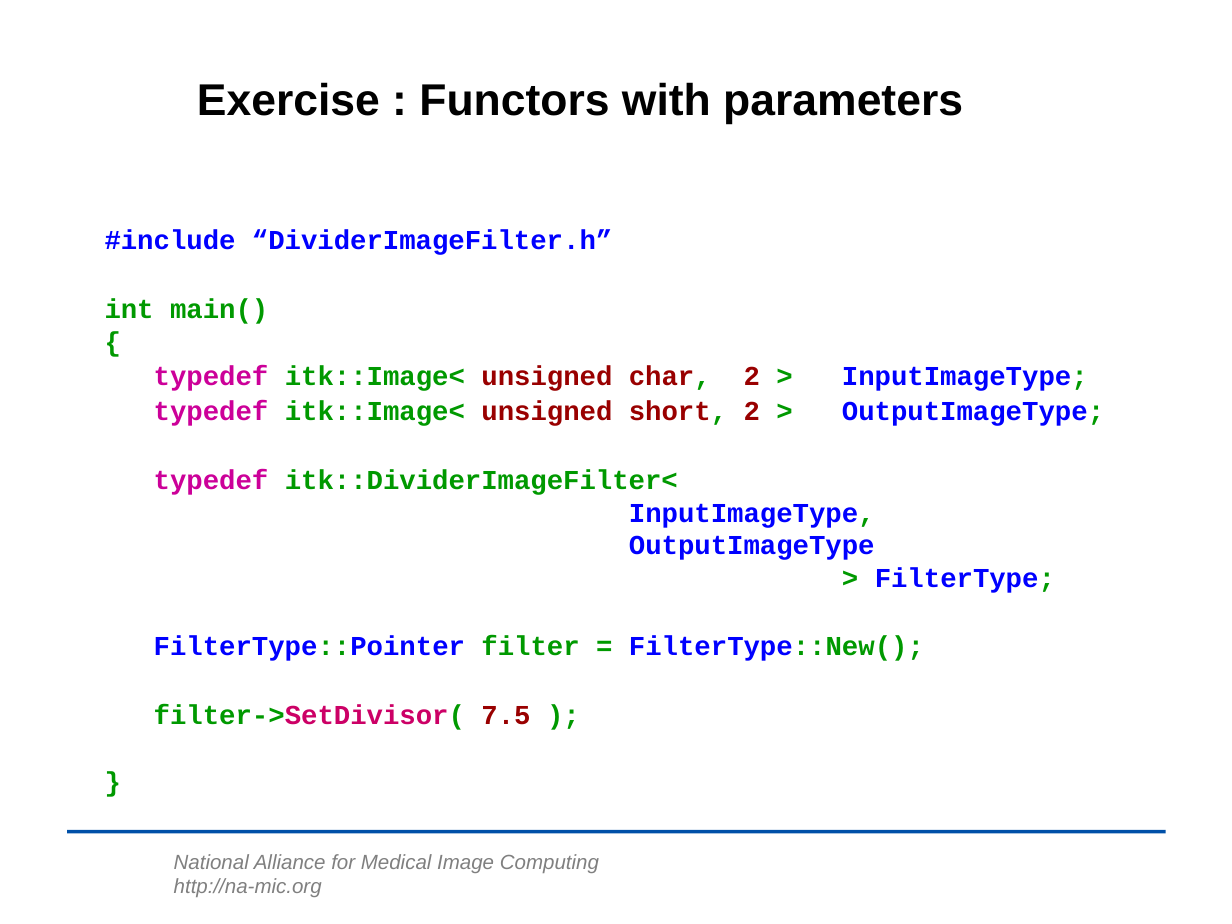
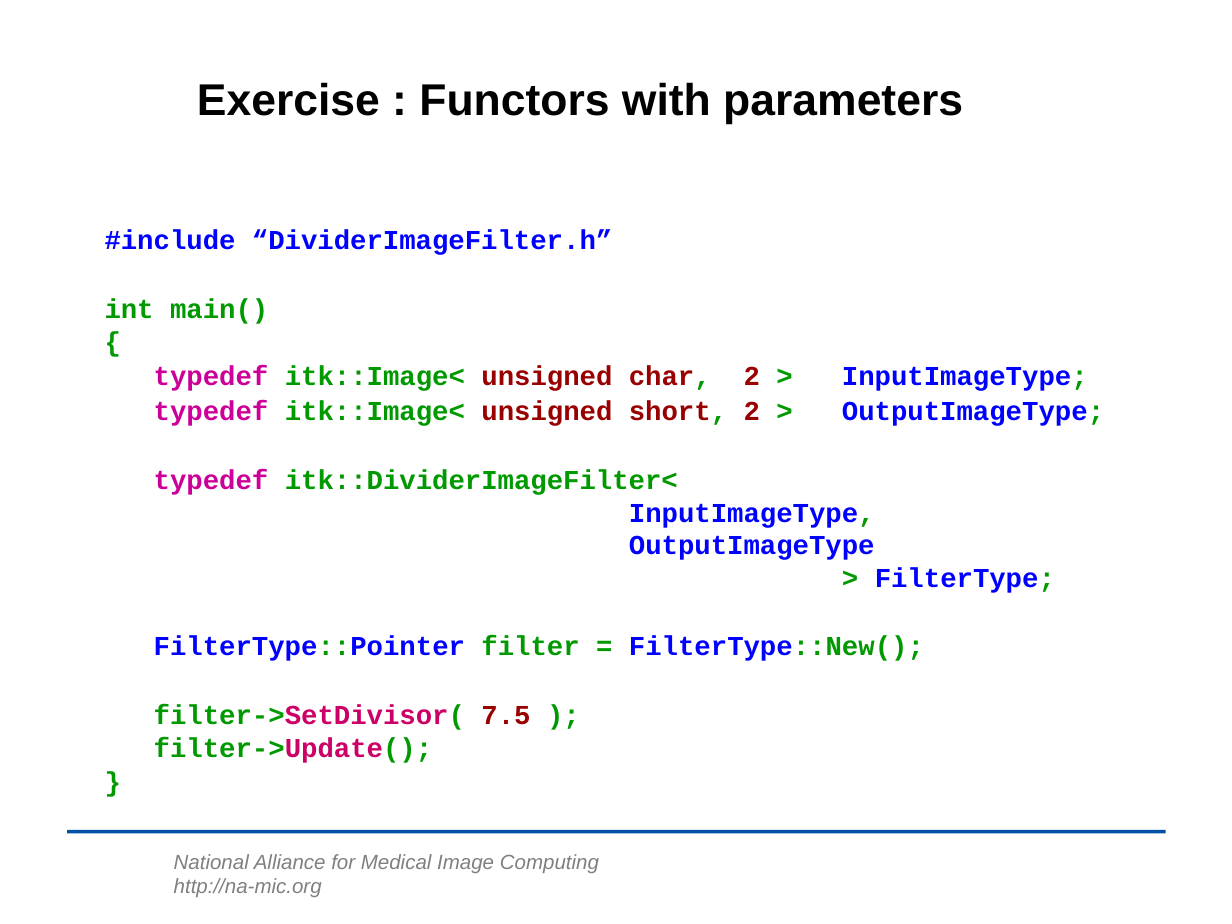
Before and after one commit to lheckemann/namic-sandbox, a slide deck: slide 27 of ITKAdvancedCourse/doc/presentations/Insight-Writing-a-New-Filter.ppt. Drawn at 1232x924 pixels with LibreOffice and Linux fonts; fonts in the diff are those of the drawing; background and template pictures are left out. Boxes give left, top, right and bottom in pixels: in the first picture for what was removed or moved away, otherwise in the second. Text is boxed around its words. In the diff, an @@ line names an element or a change of style, - is before the commit and + after.

```diff
--- a/ITKAdvancedCourse/doc/presentations/Insight-Writing-a-New-Filter.ppt
+++ b/ITKAdvancedCourse/doc/presentations/Insight-Writing-a-New-Filter.ppt
@@ text at (154,705,530,763): text changed @@
-filter->SetDivisor( 7.5 );
+filter->SetDivisor( 7.5 );
+filter->Update();
```
Also in this commit, not shown: 1 other slide changed, 3 other files.
